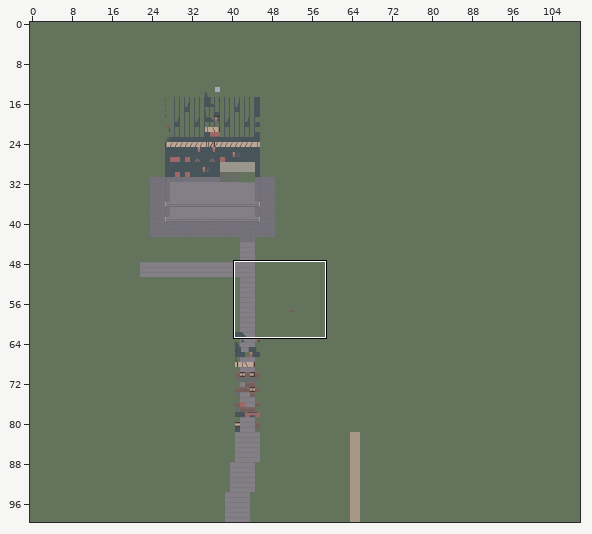
A Tiled map (JSON) gets an edit: testgame/www/assets/tilemaps/test03.json. The first picture is a wide view before the edit; the outline marks the close-up.
Close-up. Before the commit:
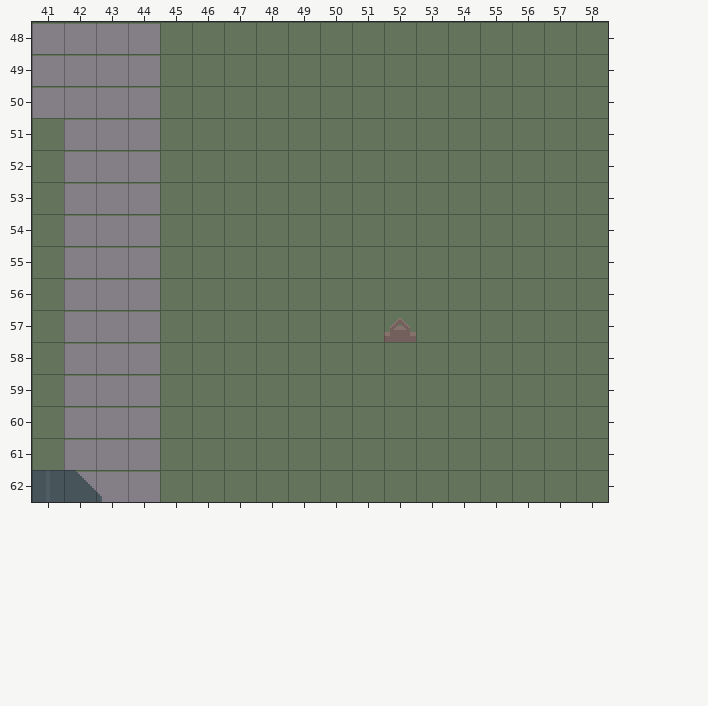
Cells are 16x16 px. Shown: x 41..58, y 48..62. The commit also changed other parts of the map, which this record leaves out. The commit also replaced the tileset; all pictures use the new one.
Now the later version:
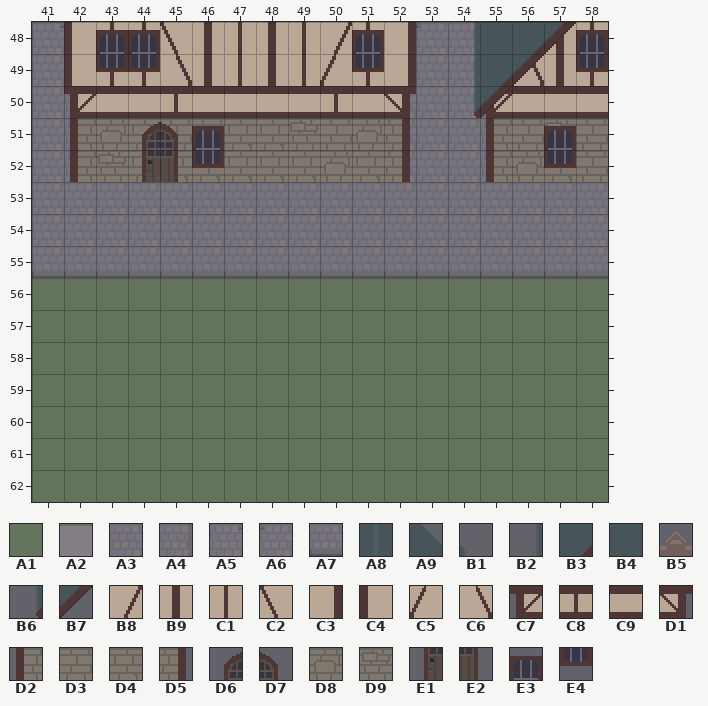
Key: from "tileset-test": A1 0, A2 32, A3 52, A4 79, A5 85, A6 86, A7 93; from "village02": A8 50, A9 51, B1 52, B2 85, B3 123, B4 128, B5 133, B6 159, B7 160, B8 198, B9 200, C1 201, C2 202, C3 203, C4 234, C5 235, C6 239, C7 345, C8 347, C9 348, D1 351, D2 456, D3 457, D4 458, D5 459, D6 483, D7 484, D8 494, D9 495, E1 520, E2 521, E3 593, E4 630.
__ is an empty cell, ## one hidden under a higher layer.
Tiles of an added or newly shown layer are drawn over the layers below it.
Edits made:
Layer "Ground/Ground" (added):
y 56: x 42..44 __ __ __ -> A1 A1 A1
y 57: x 42..44 __ __ __ -> A1 A1 A1; x 52 __ -> A1
y 58..61: x 42..44 __ __ __ -> A1 A1 A1
y 62: x 41..44 __ __ __ __ -> A1 A1 A1 A1
Layer "Ground/Ground #3":
y 48: x 41..58 A2 A2 A2 A2 A1 A1 A1 A1 A1 A1 A1 A1 A1 A1 A1 A1 A1 A1 -> A5 ## __ __ __ __ __ __ __ __ ## ## A6 A4 ## ## ## ##
y 49: x 41..58 A2 A2 A2 A2 A1 A1 A1 A1 A1 A1 A1 A1 A1 A1 A1 A1 A1 A1 -> A3 ## ## __ __ __ __ __ __ __ ## ## A3 A5 ## ## ## ##
y 50: x 41..58 A2 A2 A2 A2 A1 A1 A1 A1 A1 A1 A1 A1 A1 A1 A1 A1 A1 A1 -> A3 A3 ## __ __ __ __ __ __ __ ## A3 A3 A3 A3 ## ## ##
y 51: x 41..58 A1 A2 A2 A2 A1 A1 A1 A1 A1 A1 A1 A1 A1 A1 A1 A1 A1 A1 -> A3 A3 ## __ __ ## ## ## ## ## ## A3 A3 A3 A3 ## ## ##
y 52: x 41..58 A1 A2 A2 A2 A1 A1 A1 A1 A1 A1 A1 A1 A1 A1 A1 A1 A1 A1 -> A3 A3 ## ## ## ## ## ## ## ## ## A3 A3 A3 A3 ## ## ##
y 53..54: x 41..58 A1 A2 A2 A2 A1 A1 A1 A1 A1 A1 A1 A1 A1 A1 A1 A1 A1 A1 -> A3 A3 A3 A3 A3 A3 A3 A3 A3 A3 A3 A3 A3 A3 A3 A3 A3 A3
y 55: x 41..58 A1 A2 A2 A2 A1 A1 A1 A1 A1 A1 A1 A1 A1 A1 A1 A1 A1 A1 -> A7 A7 A7 A7 A7 A7 A7 A7 A7 A7 A7 A7 A7 A7 A7 A7 A7 A7
y 56: x 42..44 A2 A2 A2 -> __ __ __
y 57: x 42..44 A2 A2 A2 -> __ __ __; x 52 A1 -> __
y 58..61: x 42..44 A2 A2 A2 -> __ __ __
y 62: x 41..44 ## A2 A2 A2 -> __ __ __ __
Layer "Roter Turm/Tile Layer 2" (removed):
y 57: x 52 B5 -> __
y 62: x 41..43 A8 A9 B1 -> __ __ __
Layer "Walls-1" (added):
y 48: x 42..52 __ __ __ __ __ __ __ __ __ __ __ -> C4 C1 C1 C2 B9 C1 B9 C1 B8 C1 C3; x 57..58 __ __ -> B9 C1
y 49: x 42..52 __ __ __ __ __ __ __ __ __ __ __ -> C4 C1 C1 C6 B9 C1 B9 C1 C5 C1 C3; x 56..58 __ __ __ -> C6 B9 C1
y 50: x 42..52 __ __ __ __ __ __ __ __ __ __ __ -> C7 C9 C9 C8 C9 C9 C9 C9 C8 C9 D1; x 55..58 __ __ __ __ -> C7 C9 C9 C9
y 51: x 42..52 __ __ __ __ __ __ __ __ __ __ __ -> D2 D8 D4 D3 D3 D4 D4 D9 D3 D8 D5; x 55..58 __ __ __ __ -> D2 D3 D9 D3
y 52: x 42..52 __ __ __ __ __ __ __ __ __ __ __ -> D2 D9 D4 D4 D4 D4 D4 D4 D8 D4 D5; x 55..58 __ __ __ __ -> D2 D8 D4 D3
Layer "Walls-2" (added):
y 48: x 43..44 __ __ -> E3 E3; x 51 __ -> E3; x 58 __ -> E3
y 49: x 43..44 __ __ -> E4 E4; x 51 __ -> E4; x 58 __ -> E4
y 51: x 44..46 __ __ __ -> D6 D7 E3; x 57 __ -> E3
y 52: x 44..46 __ __ __ -> E1 E2 E4; x 57 __ -> E4
Layer "Roofs-1" (added):
y 48: x 54..57 __ __ __ __ -> B2 B4 B3 B7
y 49: x 54..56 __ __ __ -> B2 B3 B7
y 50: x 54..55 __ __ -> B6 B7
Where, in picture pixels (left, top, right, bottom), the same in both close-ups:
changed: (32, 22, 608, 502)
